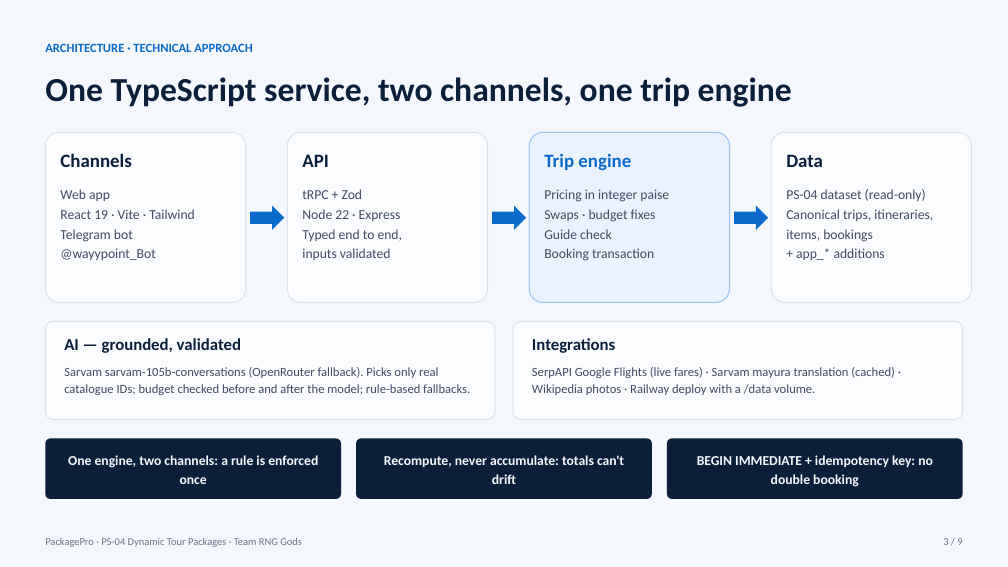
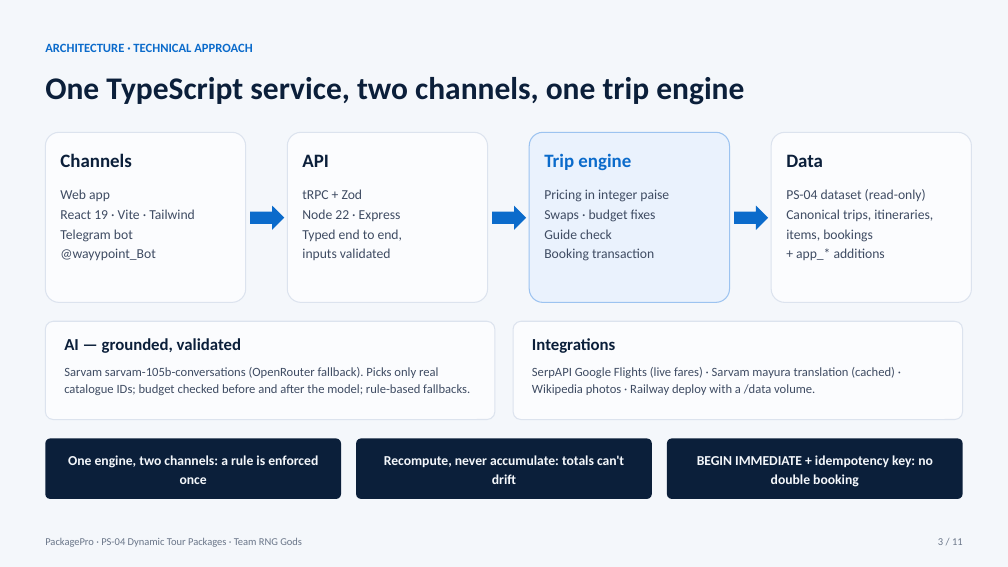
Before and after one commit to siddhartha0132/packagepro-best, a slide deck: slide 3 of docs/pitch/PackagePro-PS04.pptx. Drawn at 1008x567 pixels with LibreOffice and Linux fonts; fonts in the diff are those of the drawing. Boxes give left, top, right and bottom in pixels: in the first picture for what was removed or moved away, otherwise in the second. Text is boxed around its words. In the diff, an @@ line names an element or a change of style, - is before the commit and + after.

```diff
--- a/docs/pitch/PackagePro-PS04.pptx
+++ b/docs/pitch/PackagePro-PS04.pptx
@@ text "One TypeScript service, two channels, ..." at (45, 77, 744, 105): size 32 to 30 pt @@
@@ text at (938, 538, 963, 545): text changed @@
-3 / 9
+3 / 11
```
Also in this commit, not shown: 8 other slides changed, 2 slides added, 7 other files.
